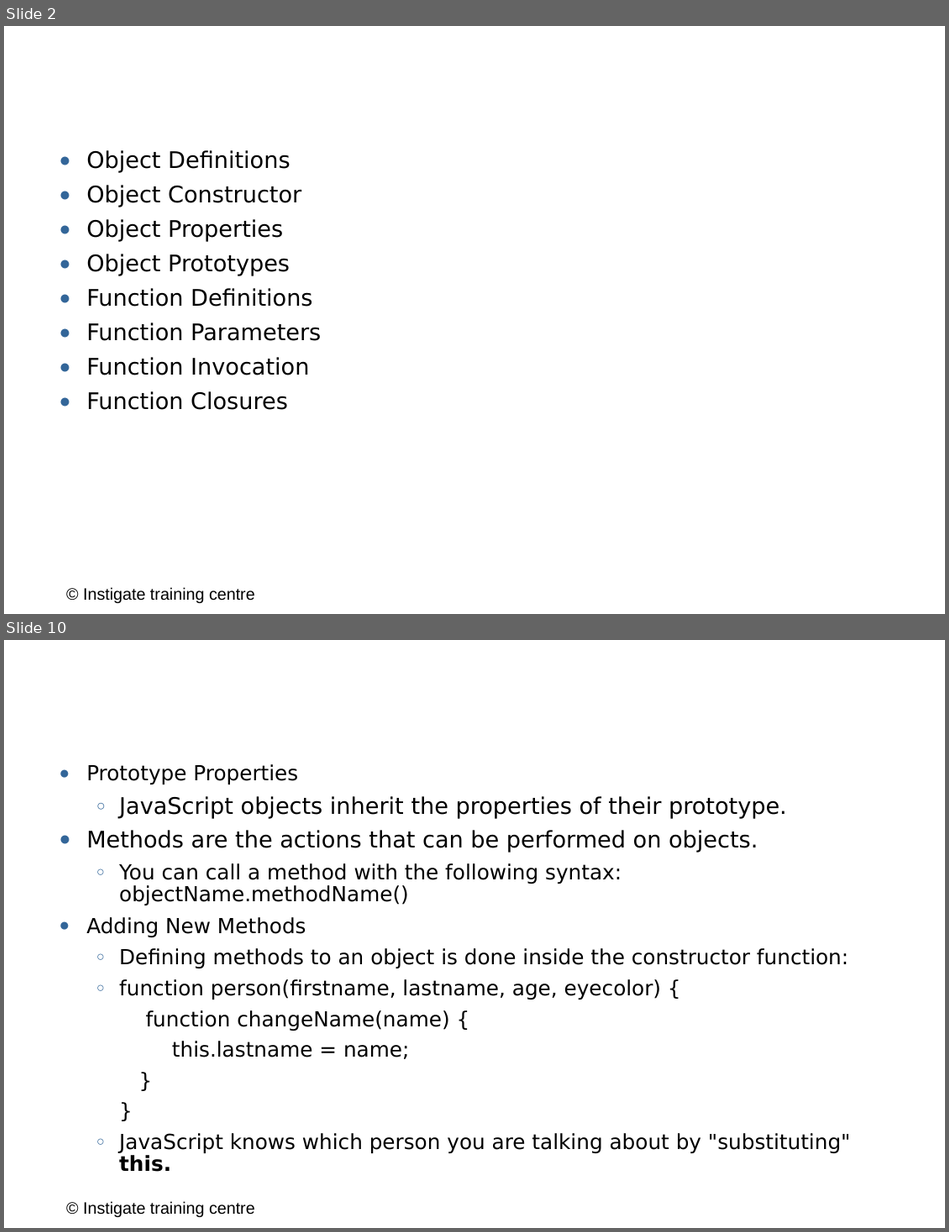
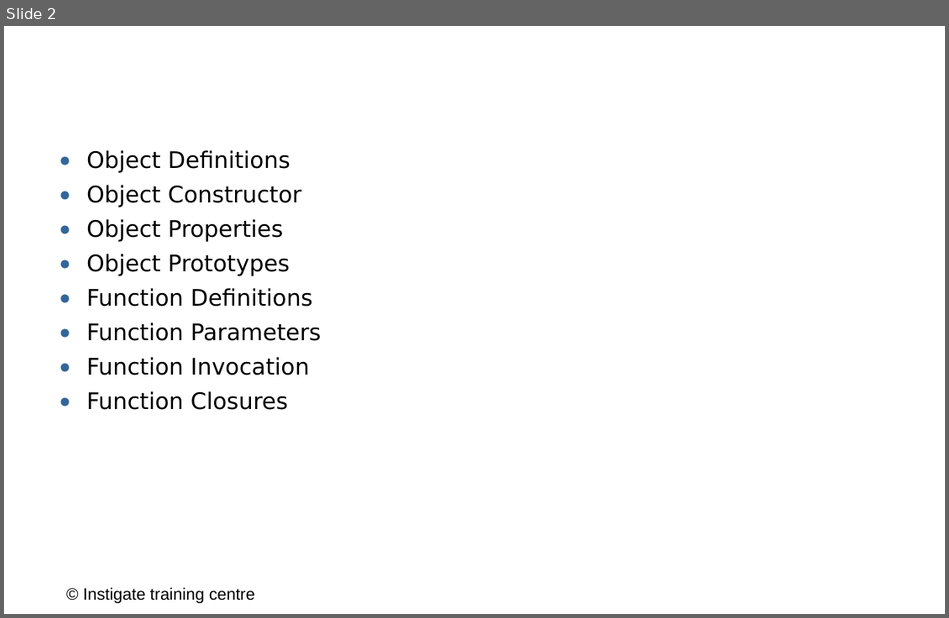
Before and after one commit to ITC-Vanadzor/ITC-7, a slide deck: Presentations/Javascript/4_objects_functions.odp. Shown one above the other, each under a label of ours: slides 2 and 10 before the commit, slide 2 after it; the slides between them are not shown. The pictures are 949x1232 and 949x618 pixels, drawn with LibreOffice and Linux fonts; fonts in the diff are those of the drawing; background and template pictures are left out. Boxes give left, top, right and bottom in pixels: in the first picture for what was removed or moved away, otherwise in the second. Text is boxed around its words. In the diff, an @@ line names an element or a change of style, - is before the commit and + after.

```diff
--- a/Presentations/Javascript/4_objects_functions.odp
+++ b/Presentations/Javascript/4_objects_functions.odp
@@ slide 10 removed at [4,640,945,1228], background #FFFFFF; not listed: 1 template element that a slide beside it also shows @@
@@ text removed at [73,681,900,730] @@
-JavaScript Object Properties (cont.)
@@ text removed at [86,764,851,1172] @@
-● Prototype Properties
-  ○ JavaScript objects inherit the properties of their prototype.
-● Methods are the actions that can be performed on objects.
-  ○ You can call a method with the following syntax: objectName.methodName()
-● Adding New Methods
-  ○ Defining methods to an object is done inside the constructor function:
-  ○ function person(firstname, lastname, age, eyecolor) {
-  function changeName(name) {
-  this.lastname = name;
-  }
-  }
-  ○ JavaScript knows which person you are talking about by "substituting" this.
```
Also in this commit, not shown: 18 slides changed, 2 slides added, 2 other slides removed.
